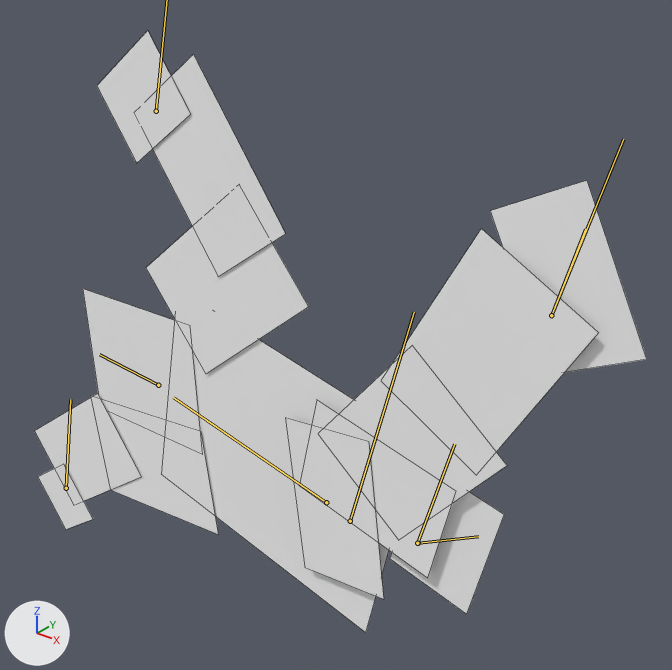
An edit to the Blender file media/dude/dude.blend, drawn before and after from the same camera.
Before and after are seen from a camera (50 mm lens) standing at (5.85, -7.63, 12.38) and looking at (-1.15, 1.12, 6.95). Every picture has the same lights, and +X, +Y and +Z are marked at lower left. Both versions are drawn at frame 10 of the action 'air_up_Armature'; the numbers are the values there. The bones that change are drawn over the model as lines. Mesh edges are drawn as thin lines.

Objects in the first picture: 'FootL.png', 'FootR.png', 'HandL.png', 'HandR.png', 'Head.png', 'LowerArmL.png', 'LowerArmR.png', 'LowerLegL.png', 'LowerLegR.png', 'Torso.png', 'UpperArmL.png', 'UpperArmR.png', 'UpperLegL.png', 'UpperLegR.png'.
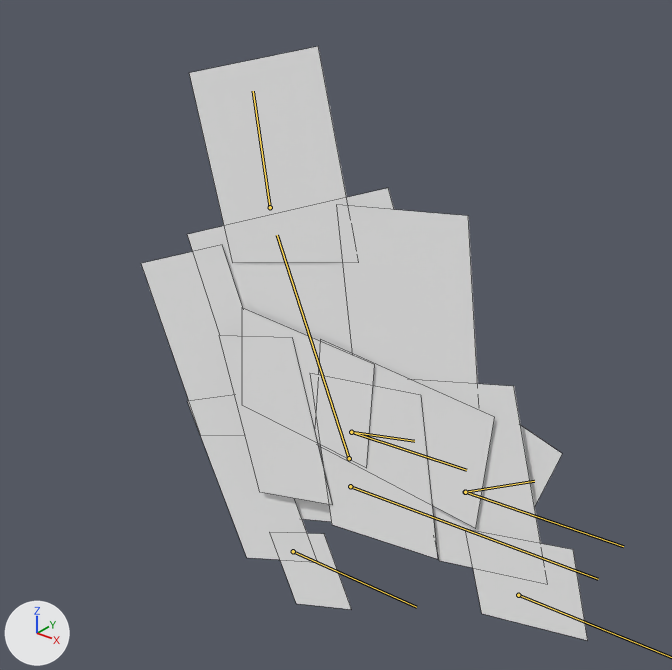
What differs and where, as boxes (x1, y1, x2, y2) in the pictures (672 x 670 px):
'Head.png', posed: before (83, 289, 200, 430); after (189, 46, 348, 263)
'UpperArmR.png', posed (13% narrower, 22% taller): before (146, 227, 309, 374); after (337, 205, 478, 384)
'Torso.png', posed: before (174, 318, 389, 632); after (187, 188, 394, 522)
'LowerLegR.png', posed: before (393, 229, 599, 452); after (318, 339, 495, 528)
'LowerArmR.png', posed: before (153, 54, 285, 277); after (413, 380, 541, 568)
'UpperLegL.png', posed (14% wider, 7% shorter): before (285, 418, 384, 599); after (219, 336, 332, 505)
'UpperArmL.png', posed: before (90, 395, 218, 534); after (141, 245, 243, 401)
'HandR.png', posed (31% wider, 16% shorter): before (97, 31, 191, 163); after (465, 529, 588, 640)
'FootR.png', posed: before (490, 180, 647, 372); after (521, 426, 562, 507)
'LowerLegL.png', posed: before (312, 400, 456, 578); after (242, 308, 375, 468)
'LowerArmL.png', posed: before (35, 393, 142, 501); after (187, 395, 307, 560)
'HandL.png', posed (46% wider, 18% taller): before (38, 464, 93, 529); after (270, 532, 351, 609)
'FootL.png', posed (not visible afterwards): before (390, 492, 504, 614)
bone 'Root', root to tip: before (350, 521) to (414, 312); after (350, 486) to (598, 579)
bone 'Torso', root to tip: before (326, 502) to (173, 397); after (349, 458) to (277, 235)
bone 'Head', root to tip: before (158, 385) to (99, 354); after (270, 207) to (253, 91)
bone 'FootL', root to tip: before (418, 543) to (478, 536); after (351, 432) to (414, 441)
bone 'FootR', root to tip: before (551, 315) to (585, 229); after (465, 492) to (534, 481)
bone 'IK_LowerLegL', root to tip: before (417, 543) to (454, 444); after (351, 432) to (466, 470)
bone 'IK_LowerLegR', root to tip: before (551, 315) to (623, 139); after (465, 492) to (623, 546)
bone 'IK_LowerArmL', root to tip: before (66, 488) to (70, 399); after (293, 551) to (416, 607)

The change in detail:
Bone 'Root' (bone_root) moves from (0.57, 0.0, 0.0) to (1.1, 0.0, 0.0).
Bone 'Root' (bone_root) turns from (0, 0, -75) to (0, 0, -5) degrees about its own x, y and z.
Bone 'Torso' (bone_torso) turns from (0, 0, -3) to (0, 0, -16) degrees about its own x, y and z.
Bone 'Head' (bone_head) turns from (0, 0, -14) to (0, 0, 7) degrees about its own x, y and z.
Bone 'FootL' (bone_footl) turns from (0, 0, 0) to (0, 0, 26) degrees about its own x, y and z.
Bone 'FootR' (bone_footr) turns from (0, 0, 34) to (0, 0, 13) degrees about its own x, y and z.
Bone 'IK_LowerLegL' (bone_ik_lowerlegl) moves from (-0.74, 1.41, 2.63) to (-1.21, 1.07, 4.3).
Bone 'IK_LowerLegR' (bone_ik_lowerlegr) moves from (-0.66, 3.44, 2.31) to (-1.18, 1.04, 4.16).
Bone 'IK_LowerArmL' (bone_ik_lowerarml) moves from (1.97, -2.09, 6.26) to (-0.11, 0.61, -0.34).
Bone 'IK_LowerArmR' (bone_ik_lowerarmr) moves from (1.25, 1.3, 4.69) to (0.01, -0.16, 0.05).
